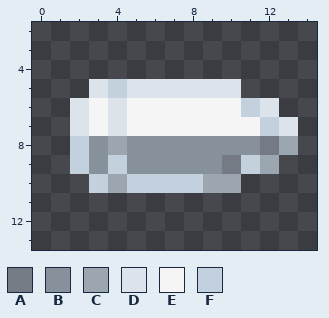
One commit to this pixel-art sprite: files/ui_gfx/gun_actions/silver_magnum.png. The picture above is the old version.
The file is 16x16 pixels. Shown: x 0..14, y 2..13.
Palette (. is transparent): A #747b84  B #86919c  C #9ba6b1  D #dce3ea  E #f5f5f5  F #c3d1de
Pixels before, first column x 2:
 5 .DFDDDDDD...
 6 DEDEEEEEEFD.
 7 DEDEEEEEEEFD
 8 FBCBBBBBBBAC
 9 FBFBBBBBAFC.
10 .FCFFFFCC...
Now the later version:
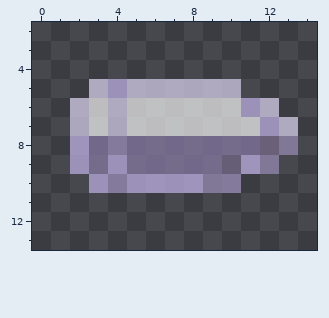
Edits made:
{"colour":"A","old":"#747b84","new":"#796c8cb2"}
{"colour":"B","old":"#86919c","new":"#8a7ba7b2"}
{"colour":"C","old":"#9ba6b1","new":"#9f90bcb2"}
{"colour":"D","old":"#dce3ea","new":"#ded5f1b2"}
{"colour":"E","old":"#f5f5f5","new":"#f5f5f5b2"}
{"colour":"F","old":"#c3d1de","new":"#c6b6ecb2"}
{"label":"changed","picture_box":[70,79,298,193]}
